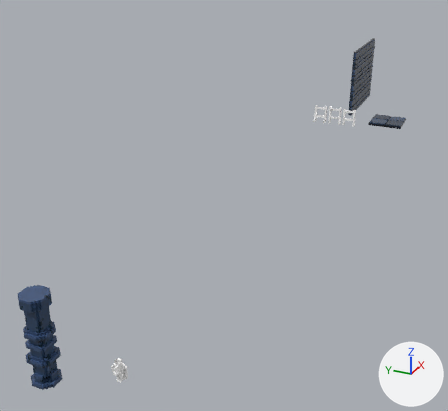
The FBX model Assets/Art/3D/dungeon_resources.fbx as it was, and as the next commit left it.
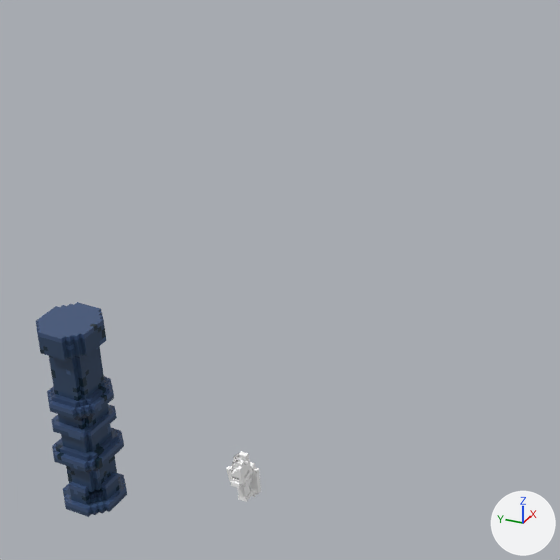
There are two pictures of each version: one whole from a 50 mm camera at (-67.1, 16.8, 18.2) aimed at (-28.2, 34.3, -1.3), one close up on the part from 0% to 61% of the width and 33% to 100% of the height. The lights are fixed; the arrows at lower right show +X, +Y and +Z. Where no turn or scale is listed for an object, it has been applied to the vertices.

Script lines for the objects in view, before the commit:
```python
me_mesh = bpy.data.meshes.new('Mesh')
me_mesh.from_pydata(...)  # 931 vertices, 1858 faces; spans x -0.64..0.56, y -0.6..0.6, z 0.0..4.4
me_mesh.materials.append(mat_02___default)  # picture img_cript_atlas_txt_png
me_mesh_008 = bpy.data.meshes.new('Mesh.008')
me_mesh_008.from_pydata(...)  # 202 vertices, 416 faces; spans x -0.616..0.0, y -0.195..0.205, z -0.396..0.683
me_mesh_008.materials.append(mat_palette_028)  # its picture is missing
ob_cript_object_pilar = bpy.data.objects.new('cript_object_pilar', me_mesh)
ob_cript_object_pilar.location = (-50.63, 32.69, 0.02)
ob_cript_object_torch = bpy.data.objects.new('cript_object_torch', me_mesh_008)
ob_cript_object_torch.location = (-49.6, 29.39, 0.81)
```
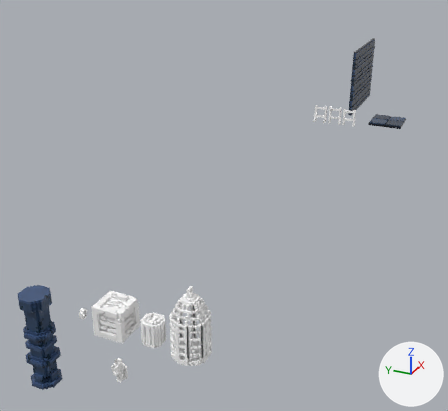
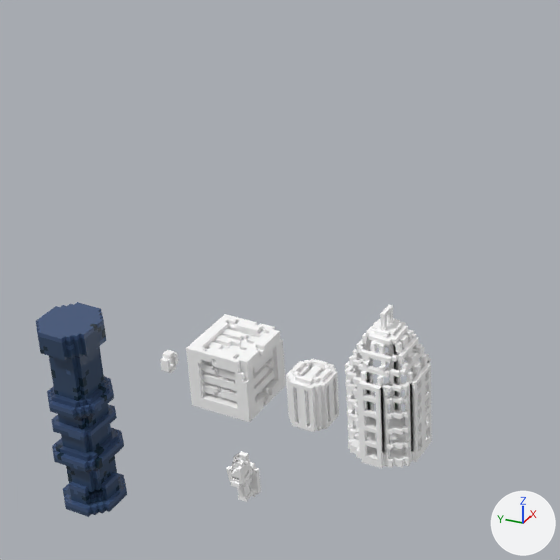
What differs and where, as boxes [x1, y1, x2, y2] in the close-ups (560 x 560 px):
'cript_object_cage', added: after [345, 305, 432, 468]
'cript_object_box', added: after [186, 314, 286, 422]
'cript_object_barrel', added: after [286, 359, 339, 432]
'cript_module_chain', added: after [160, 350, 178, 373]

Patch to the scene script:
```diff
--- a/Assets/Art/3D/dungeon_resources.fbx.py
+++ b/Assets/Art/3D/dungeon_resources.fbx.py
@@ mat_palette_032 @@
+mat_palette_032 = principled_material('palette.032')
+mat_palette_032.base_color = (1.0, 1.0, 1.0)  # white #ffffff
+mat_palette_032.roughness = 1.0
@@ mat_palette_030 @@
+mat_palette_030 = principled_material('palette.030')
+mat_palette_030.base_color = (1.0, 1.0, 1.0)  # white #ffffff
+mat_palette_030.roughness = 1.0
@@ mat_palette_031 @@
+mat_palette_031 = principled_material('palette.031')
+mat_palette_031.base_color = (1.0, 1.0, 1.0)  # white #ffffff
+mat_palette_031.roughness = 1.0
@@ mat_palette_029 @@
+mat_palette_029 = principled_material('palette.029')
+mat_palette_029.base_color = (1.0, 1.0, 1.0)  # white #ffffff
+mat_palette_029.roughness = 1.0
@@ me_mesh_012 @@
+me_mesh_012.from_pydata(...)  # 1322 vertices, 2646 faces; spans x -0.77..0.83, y -0.79..0.81, z 0.0..1.6
+me_mesh_012.materials.append(mat_palette_032)  # its picture is missing
@@ me_mesh_010 @@
+me_mesh_010.from_pydata(...)  # 63 vertices, 134 faces; spans x -0.2..0.2, y -0.1..0.1, z -0.5..0.0
+me_mesh_010.materials.append(mat_palette_030)  # its picture is missing
@@ me_mesh_011 @@
+me_mesh_011.from_pydata(...)  # 617 vertices, 1246 faces; spans x -0.489..0.511, y -0.478..0.522, z 0.0..1.4
+me_mesh_011.materials.append(mat_palette_031)  # its picture is missing
@@ me_mesh_009 @@
+me_mesh_009.from_pydata(...)  # 2386 vertices, 5430 faces; spans x -0.91..0.89, y -0.89..0.81, z 0.0..3.5
+me_mesh_009.materials.append(mat_palette_029)  # its picture is missing
@@ ob_cript_object_box @@
+ob_cript_object_box = bpy.data.objects.new('cript_object_box', me_mesh_012)
+ob_cript_object_box.location = (-46.44, 31.83, 0.07)
@@ ob_cript_module_chain @@
+ob_cript_module_chain = bpy.data.objects.new('cript_module_chain', me_mesh_010)
+ob_cript_module_chain.location = (-46.7, 33.58, 0.97)
@@ ob_cript_object_barrel @@
+ob_cript_object_barrel = bpy.data.objects.new('cript_object_barrel', me_mesh_011)
+ob_cript_object_barrel.location = (-46.54, 29.7, 0.07)
@@ ob_cript_object_cage @@
+ob_cript_object_cage = bpy.data.objects.new('cript_object_cage', me_mesh_009)
+ob_cript_object_cage.location = (-46.51, 27.8, 0.07)
```
